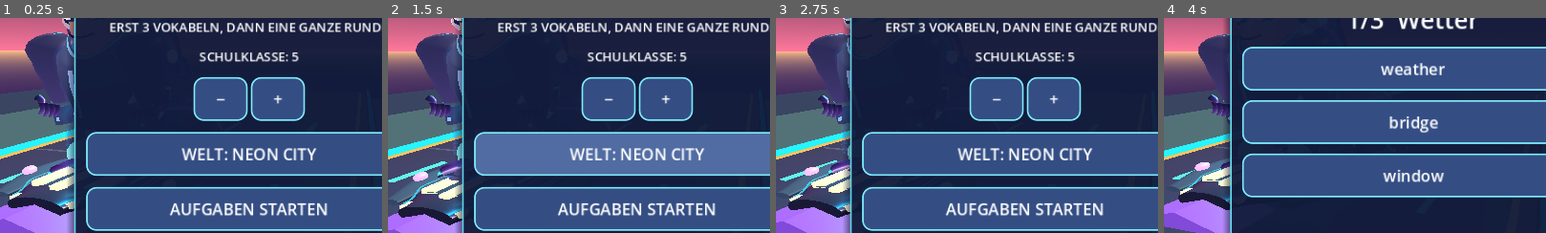
Above: before the commit, frames 1-4 (left to right).
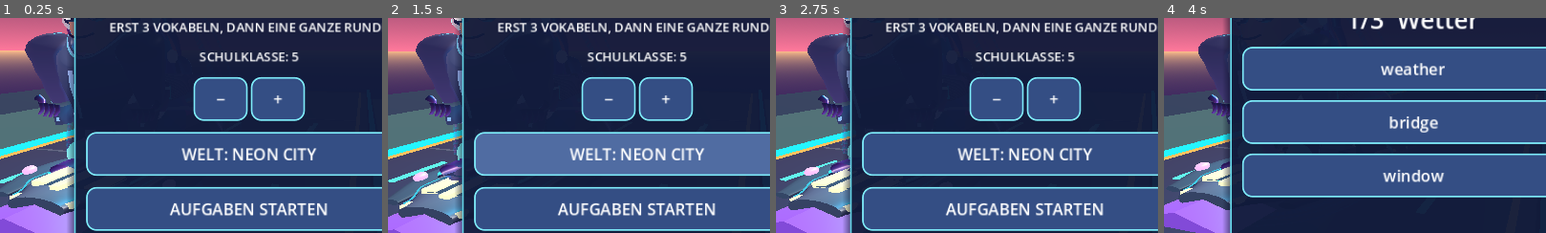
Above: after the commit, the same moments.

Repository: mtothek0703/learnquest-unity-web
Game: Godot game, scene res://main.tscn
The game is run twice, just before and just after one commit, with the same random seed, the same clock (stepped at 60 frames per second) and the same inputs.
Inputs (mouse positions are % of the whole screen's width and height, from its top left):
- Up to frame 1 (0.25 s): no input
- Up to frame 2 (1.5 s): move the mouse to (72, 45) at 0.52 s; hold Right 0.53-1.25 s; hold Q 0.53-1.25 s; click (72, 45) at 0.67 s; tap Space at 0.77, 1.07 s; drag from (30, 55) to (45, 70) at 1.27 s
- Up to frame 3 (2.75 s): move the mouse to (60, 28) at 2.02 s; hold Right from 2.03 s (still down); hold R from 2.03 s (still down)
- Up to frame 4 (4 s): release Right at 2.75 s; release R at 2.75 s; drag from (45, 70) to (20, 35) at 2.77 s; move the mouse to (80, 65) at 3.52 s; hold Left from 3.53 s (still down); hold E from 3.53 s (still down); tap Space at 3.77 s
The pictures show only the part of the screen within x 17-67%, y 29-79%; the shares and areas given below are measured in that part.

The runs differ from the first frame. In frame 1, 1.5% of the frame differs, in the area x 2-20%, y 76-92%; in frame 2, 1.5%, in the area x 2-20%, y 80-97%; in frame 3, 1.4%; in frame 4, 1.1%.

Commit message:
fix(godot): restore chase-camera chassis readability after smooth-normal pass

Diff:
--- a/godot/hoverboard_sculpted_hull.gd
+++ b/godot/hoverboard_sculpted_hull.gd
@@ -23,8 +23,8 @@
     var shell_material := StandardMaterial3D.new()
     shell_material.albedo_color = Color.WHITE
     shell_material.vertex_color_use_as_albedo = true
-    shell_material.metallic = 0.63
-    shell_material.roughness = 0.31
+    shell_material.metallic = 0.44
+    shell_material.roughness = 0.46
     shell_material.cull_mode = BaseMaterial3D.CULL_DISABLED
     var grip_material := StandardMaterial3D.new()
     grip_material.albedo_color = Color.WHITE
@@ -138,8 +138,10 @@
 func _emit_shell(tool: SurfaceTool, t: float, angle: float) -> void:
     var edge := absf(cos(angle))
     var upper := maxf(0.0, sin(angle))
-    var color := Color("#101a34").lerp(Color("#44587d"), upper * 0.65)
-    color = color.lerp(Color("#754b9b"), edge * (0.14 + 0.20 * t))
+    # Smooth normals need a brighter satin base than the former flat-facet specular.
+    # Keep the underside dark but restore legibility in the chase camera.
+    var color := Color("#283956").lerp(Color("#7089a8"), upper * 0.65)
+    color = color.lerp(Color("#586c90"), edge * (0.14 + 0.20 * t))
     tool.set_color(color)
     tool.set_normal(_shell_normal(t, angle))
     tool.add_vertex(_shell_point(t, angle))
@@ -147,7 +149,7 @@
 func _emit_shell_cap(tool: SurfaceTool, end: float, angle: float) -> void:
     # Duplicate the perimeter only for the hard cap normal; the curved
     # chassis surface keeps its own smooth analytic normal at the same point.
-    tool.set_color(Color("#101a34"))
+    tool.set_color(Color("#283956"))
     tool.set_normal(Vector3.FORWARD if end == 0.0 else Vector3.BACK)
     tool.add_vertex(_shell_point(end, angle))
 
@@ -171,7 +173,7 @@
         for j in range(RING_STEPS):
             var u := TAU * float(j) / float(RING_STEPS)
             var v := TAU * float(j + 1) / float(RING_STEPS)
-            tool.set_color(Color("#101a34"))
+            tool.set_color(Color("#283956"))
             tool.set_normal(Vector3.FORWARD if end == 0.0 else Vector3.BACK)
             tool.add_vertex(Vector3(0.0, _shell_point(end, 0.0).y, lerpf(-1.37, 1.33, end)))
             _emit_shell_cap(tool, end, v if end == 0.0 else u)
@@ -359,7 +361,7 @@
             for point in [center,
                 _thruster_point(side, end, v if end == 0.0 else u),
                 _thruster_point(side, end, u if end == 0.0 else v)]:
-                tool.set_color(Color("#101a34"))
+                tool.set_color(Color("#283956"))
                 tool.set_normal(Vector3.FORWARD if end == 0.0 else Vector3.BACK)
                 tool.add_vertex(point)
     return tool.commit()
